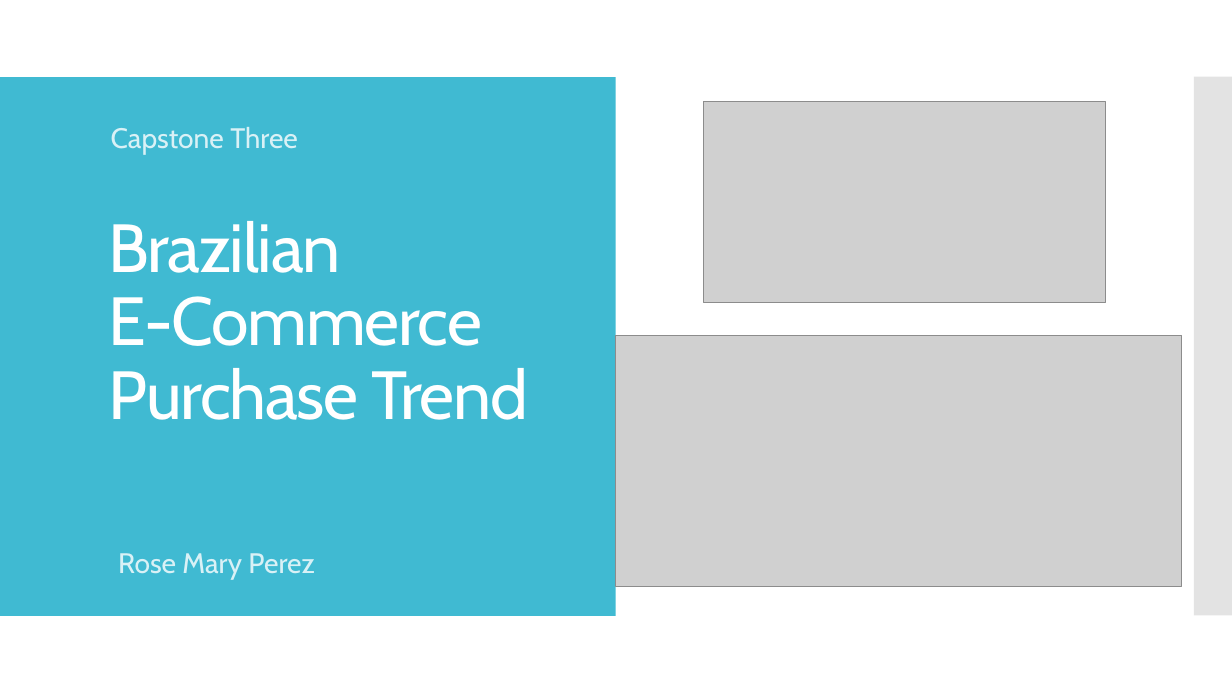
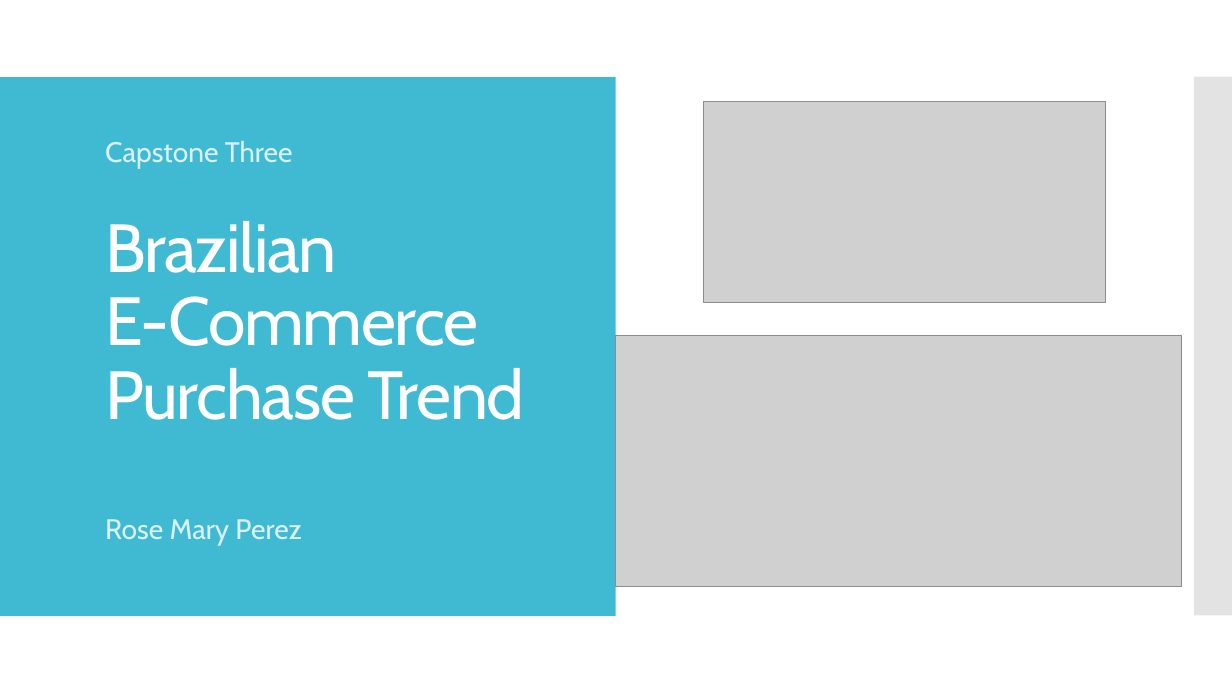
Before and after one commit to perezrm/Cap3_brazilian_ecommerce, a slide deck: slide 2 of Cap3_Olist_Brazilian_Ecommerce.pptx. Drawn at 1232x693 pixels with LibreOffice and Linux fonts; fonts in the diff are those of the drawing; grey boxes stand for pictures. Boxes give left, top, right and bottom in pixels: in the first picture for what was removed or moved away, otherwise in the second. Text is boxed around its words. In the diff, an @@ line names an element or a change of style, - is before the commit and + after.

```diff
--- a/Cap3_Olist_Brazilian_Ecommerce.pptx
+++ b/Cap3_Olist_Brazilian_Ecommerce.pptx
@@ subtitle "Capstone Three": place and size @@
-subtitle "Capstone Three" at [111, 127, 298, 154]
+subtitle "Capstone Three" at [105, 141, 293, 168]
@@ title "Brazilian E-Commerce Purchase Trend": place and size @@
-title "Brazilian E-Commerce Purchase Trend" at [109, 221, 528, 420]
+title "Brazilian E-Commerce Purchase Trend" at [105, 221, 525, 420]
@@ text "Rose Mary Perez": place and size @@
-text "Rose Mary Perez" at [118, 553, 315, 580]
+text "Rose Mary Perez" at [105, 519, 302, 545]
```
Also in this commit, not shown: 5 other slides changed, 3 slides added, 1 slide removed, 10 other files.
